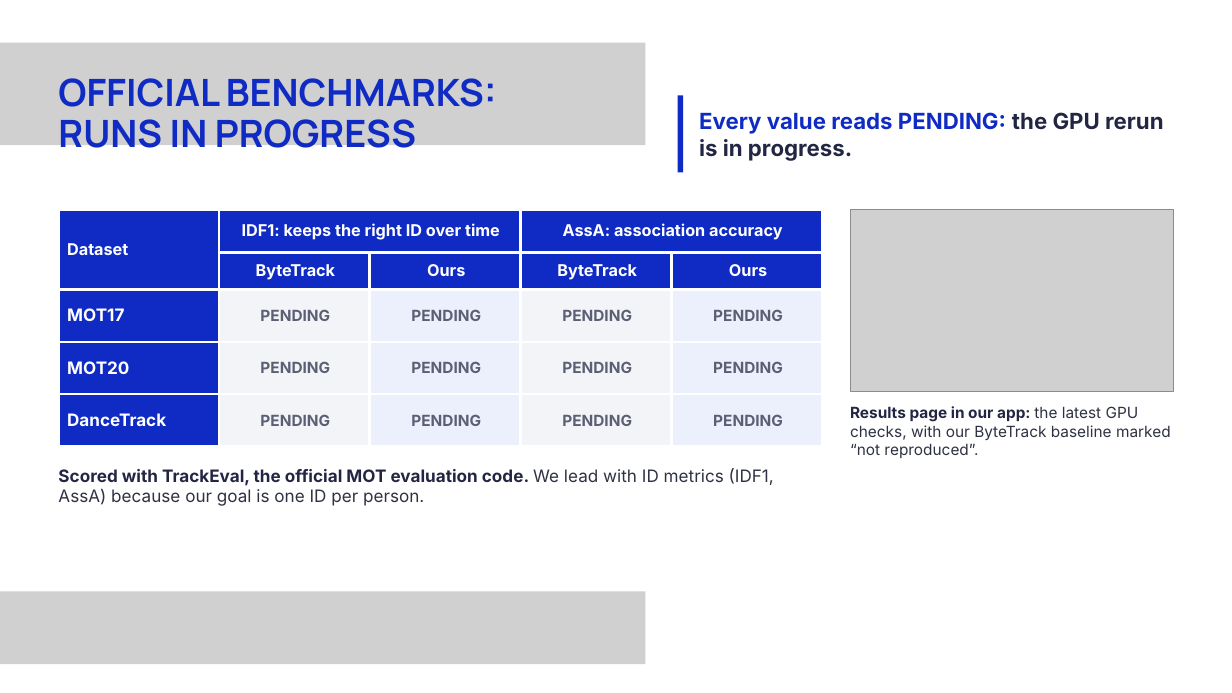
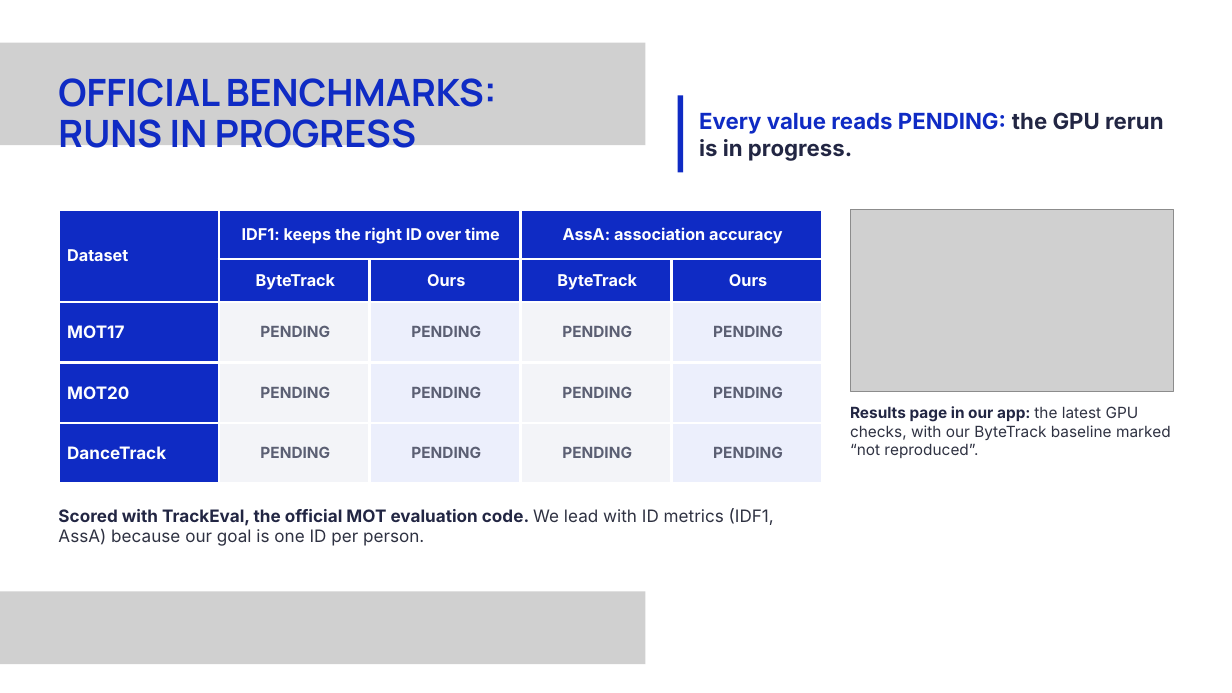
Before and after one commit to panshularora/zed-ps2-tracker, a slide deck: slide 8 of docs/presentation/Zed_PS2_Deck.pptx. Drawn at 1232x693 pixels with LibreOffice and Linux fonts; fonts in the diff are those of the drawing; grey boxes stand for pictures. Boxes give left, top, right and bottom in pixels: in the first picture for what was removed or moved away, otherwise in the second. Text is boxed around its words. In the diff, an @@ line names an element or a change of style, - is before the commit and + after.

```diff
--- a/docs/presentation/Zed_PS2_Deck.pptx
+++ b/docs/presentation/Zed_PS2_Deck.pptx
@@ table: place and size @@
-table at (59, 209, 822, 447)
+table at (59, 209, 822, 526)
@@ text "Scored with TrackEval, the official ...": place and size @@
-text "Scored with TrackEval, the official ..." at (58, 468, 774, 506)
+text "Scored with TrackEval, the official ..." at (58, 508, 774, 546)
```
Also in this commit, not shown: 1 other slide changed.
